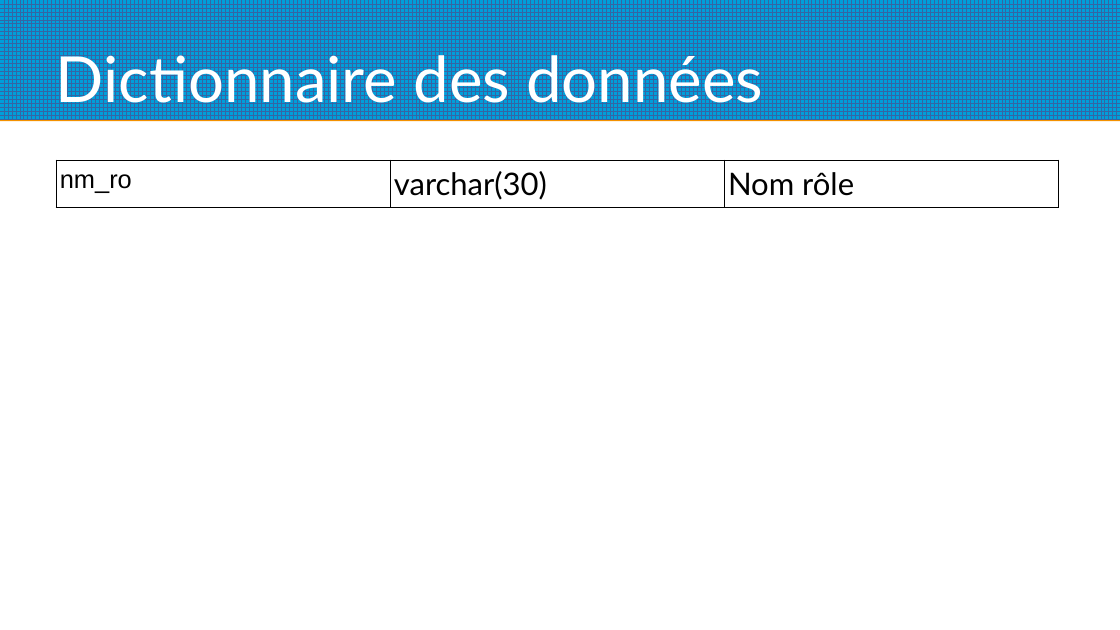
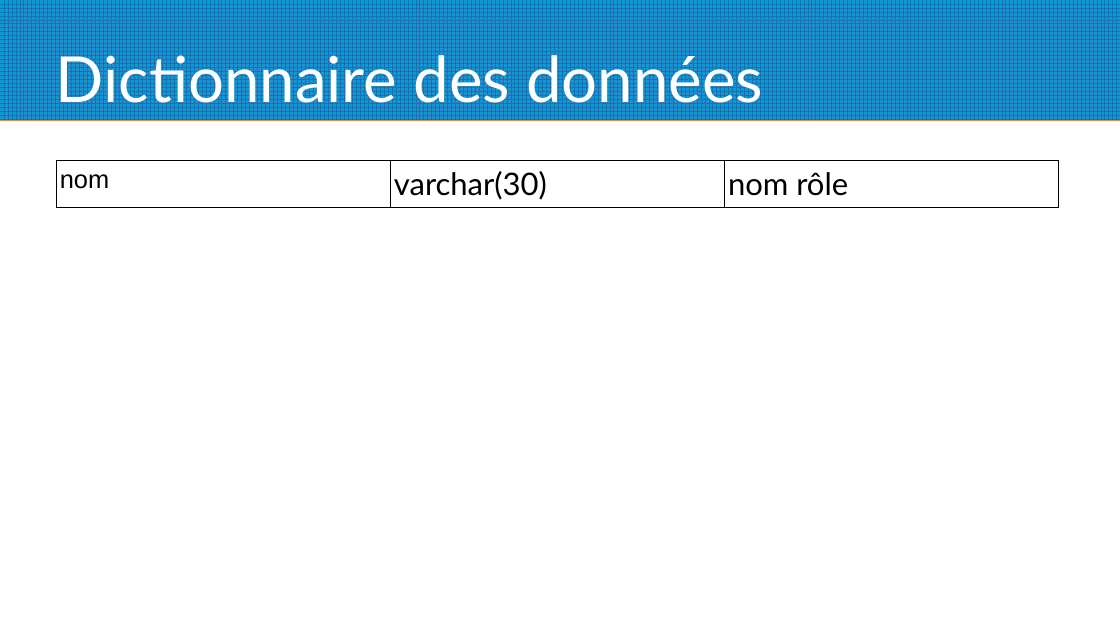
Before and after one commit to gotied/Fil_Rouge, a slide deck: slide 3 of Base_de_donnee/dictionnaire des donnees.odp. Drawn at 1120x630 pixels with LibreOffice and Linux fonts; fonts in the diff are those of the drawing. Boxes give left, top, right and bottom in pixels: in the first picture for what was removed or moved away, otherwise in the second. Text is boxed around its words. In the diff, an @@ line names an element or a change of style, - is before the commit and + after.

```diff
--- a/Base_de_donnee/dictionnaire des donnees.odp
+++ b/Base_de_donnee/dictionnaire des donnees.odp
@@ table at <box>56,160,1059,204</box> @@
-row 1, column 1: nm_ro
+row 1, column 1: nom
-row 1, column 3: Nom rôle
+row 1, column 3: nom rôle
```
Also in this commit, not shown: 7 other slides changed, 1 slide added, 2 slides removed, 1 other file.
